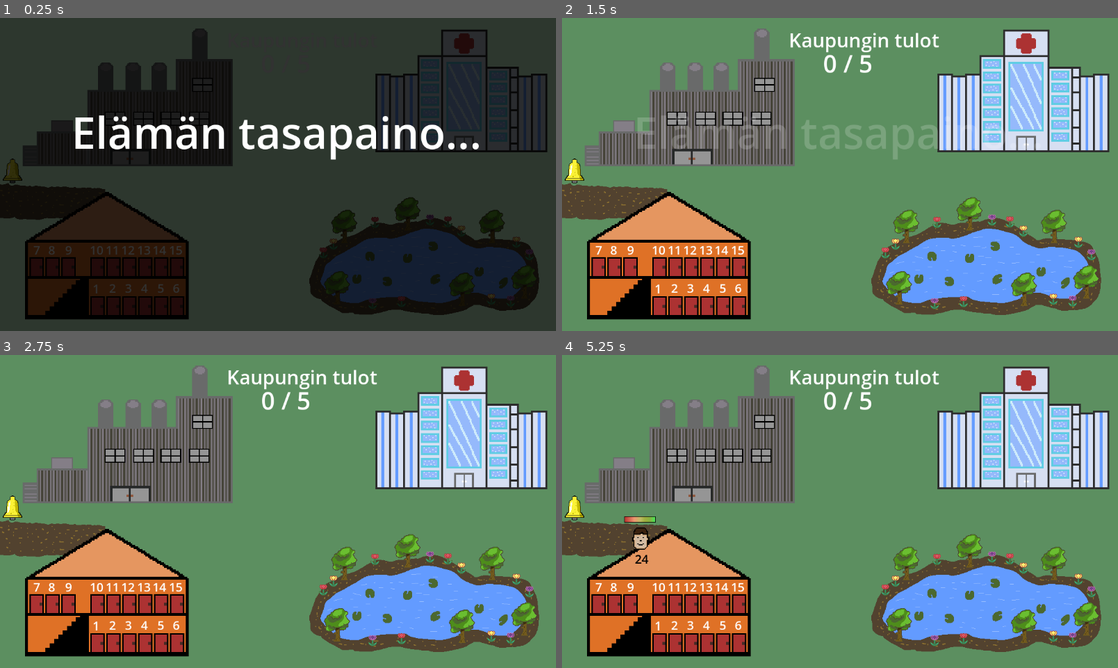
Above: before the commit, frames 1-4 (two rows, left to right).
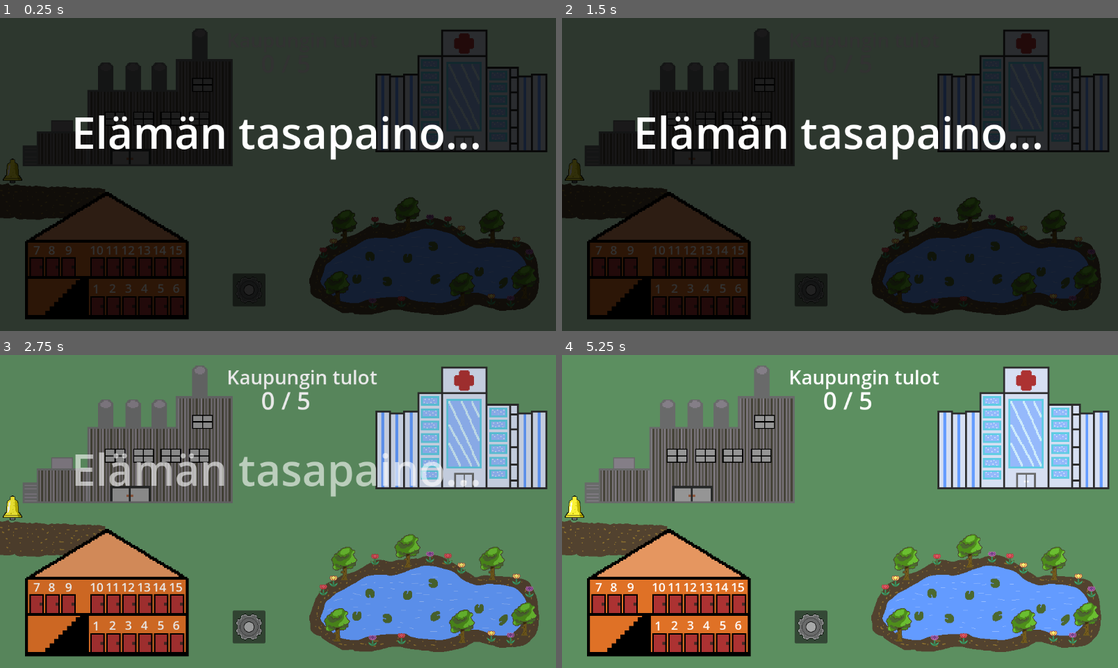
Above: after the commit, the same moments.

Repository: JuJuz1/Life-s-equilibrium
Game: Godot game, scene res://scenes/world.tscn
The game is run twice, just before and just after one commit, with the same random seed, the same clock (stepped at 60 frames per second) and the same inputs.
Inputs (mouse positions are in pixels of both pictures, inside the frame that each line leads up to):
- Up to frame 1 (0.25 s): no input
- Up to frame 2 (1.5 s): click (812, 290) at 0.52 s; click (840, 255) at 1.25 s, where only the run after the commit has a clickable "Valmis"
- Up to frame 3 (2.75 s): tap Enter at 2 s; move the mouse to (400, 495) at 2.02 s; press the mouse at (400, 495) at 2.03 s
- Up to frame 4 (5.25 s): move the mouse to (728, 527) at 2.77 s; release the mouse at (728, 527) at 2.78 s; click (728, 527) at 2.85 s; tap Space at 3.5 s; move the mouse to (895, 442) at 3.52 s; press the mouse at (895, 442) at 3.53 s; tap Enter at 4.25 s; move the mouse to (812, 574) at 4.27 s; release the mouse at (812, 574) at 4.28 s; click (812, 574) at 4.35 s; click (617, 536) at 5.02 s

The runs differ from the first frame. In frame 1, 0.5% of the frame differs, in the area x 41-48%, y 81-92%; in frame 2, 97%, in the area x 0-100%, y 0-100%; in frame 3, 2.9%; in frame 4, 1.0%.

Commit message:
Settings menu, timers not process when tree paused

Diff:
--- /dev/null
+++ b/materials/default_bus_layout.tres
@@ -0,0 +1,15 @@
+[gd_resource type="AudioBusLayout" format=3 uid="uid://bmm22ihxkxbr6"]
+
+[resource]
+bus/1/name = &"Music"
+bus/1/solo = false
+bus/1/mute = false
+bus/1/bypass_fx = false
+bus/1/volume_db = 0.0
+bus/1/send = &"Master"
+bus/2/name = &"Effects"
+bus/2/solo = false
+bus/2/mute = false
+bus/2/bypass_fx = false
+bus/2/volume_db = 0.0
+bus/2/send = &"Master"
--- /dev/null
+++ b/materials/style_box_orange.tres
@@ -0,0 +1,8 @@
+[gd_resource type="StyleBoxFlat" format=3 uid="uid://gbt6w85nrgo3"]
+
+[resource]
+bg_color = Color(0.789423, 0.538548, 0.286534, 1)
+border_width_left = 5
+border_width_top = 5
+border_width_right = 5
+border_width_bottom = 5
--- /dev/null
+++ b/materials/style_box_red.tres
@@ -0,0 +1,8 @@
+[gd_resource type="StyleBoxFlat" format=3 uid="uid://bwkxa2k33rdmo"]
+
+[resource]
+bg_color = Color(0.596078, 0.14902, 0.121569, 1)
+border_width_left = 5
+border_width_top = 5
+border_width_right = 5
+border_width_bottom = 5
--- a/project.godot
+++ b/project.godot
@@ -14,6 +14,10 @@
 run/main_scene="res://scenes/world.tscn"
 config/features=PackedStringArray("4.3", "Forward Plus")
 config/icon="res://graphics/faces/face_boy.png"
+
+[audio]
+
+buses/default_bus_layout="res://materials/default_bus_layout.tres"
 
 [display]
 
--- a/scenes/hospital.tscn
+++ b/scenes/hospital.tscn
@@ -23,6 +23,7 @@
 CC 0"
 stream = ExtResource("3_8ivpb")
 volume_db = -3.0
+bus = &"Effects"
 
 [connection signal="area_entered" from="." to="." method="_on_area_entered"]
 [connection signal="area_exited" from="." to="." method="_on_area_exited"]
--- a/scenes/recreation_zone.tscn
+++ b/scenes/recreation_zone.tscn
@@ -22,10 +22,12 @@
 editor_description = "forest edge spring NL 1146AM 220414_0336.wav by klankbeeld -- https://freesound.org/s/629446/ -- License: Attribution 4.0"
 stream = ExtResource("3_5axjr")
 volume_db = 2.0
+bus = &"Effects"
 
 [node name="AudioStreamPlayer2" type="AudioStreamPlayer" parent="."]
 editor_description = "forest edge spring NL 1146AM 220414_0336.wav by klankbeeld -- https://freesound.org/s/629446/ -- License: Attribution 4.0"
 stream = ExtResource("4_a2g7i")
+bus = &"Effects"
 
 [connection signal="area_entered" from="." to="." method="_on_area_entered"]
 [connection signal="area_exited" from="." to="." method="_on_area_exited"]
--- /dev/null
+++ b/scenes/settings_menu.tscn
@@ -0,0 +1,95 @@
+[gd_scene load_steps=5 format=3 uid="uid://36l64vphhwy0"]
+
+[ext_resource type="Material" uid="uid://xg6h5gdeg71v" path="res://materials/material_unshaded.tres" id="1_0ts67"]
+[ext_resource type="Script" path="res://scripts/settings_menu.gd" id="2_7qdxv"]
+[ext_resource type="AudioStream" uid="uid://dv1htoa82gn2i" path="res://audio/bell.mp3" id="3_beoh7"]
+
+[sub_resource type="StyleBoxFlat" id="StyleBoxFlat_skbn8"]
+bg_color = Color(0.127004, 0.669873, 0.766421, 1)
+border_width_left = 5
+border_width_top = 5
+border_width_right = 5
+border_width_bottom = 5
+
+[node name="SettingsMenu" type="PanelContainer"]
+process_mode = 2
+z_index = 10
+material = ExtResource("1_0ts67")
+offset_left = 82.0
+offset_top = 30.0
+offset_right = 1072.0
+offset_bottom = 628.0
+script = ExtResource("2_7qdxv")
+
+[node name="MarginContainer" type="MarginContainer" parent="."]
+process_mode = 2
+use_parent_material = true
+layout_mode = 2
+theme_override_constants/margin_left = 25
+theme_override_constants/margin_top = 25
+theme_override_constants/margin_right = 25
+theme_override_constants/margin_bottom = 25
+
+[node name="VBoxContainer" type="VBoxContainer" parent="MarginContainer"]
+use_parent_material = true
+layout_mode = 2
+theme_override_constants/separation = 5
+
+[node name="LabelSettings" type="Label" parent="MarginContainer/VBoxContainer"]
+use_parent_material = true
+layout_mode = 2
+theme_override_font_sizes/font_size = 35
+theme_override_styles/normal = SubResource("StyleBoxFlat_skbn8")
+text = "Asetukset"
+horizontal_alignment = 1
+vertical_alignment = 1
+
+[node name="LabelVolume" type="Label" parent="MarginContainer/VBoxContainer"]
+use_parent_material = true
+custom_minimum_size = Vector2(0, 50)
+layout_mode = 2
+theme_override_font_sizes/font_size = 25
+text = "Musiikki"
+horizontal_alignment = 1
+vertical_alignment = 1
+
+[node name="HSliderMusic" type="HSlider" parent="MarginContainer/VBoxContainer"]
+use_parent_material = true
+layout_mode = 2
+min_value = -20.0
+max_value = 20.0
+
+[node name="LabelEffects" type="Label" parent="MarginContainer/VBoxContainer"]
+use_parent_material = true
+custom_minimum_size = Vector2(0, 50)
+layout_mode = 2
+theme_override_font_sizes/font_size = 25
+text = "Ääni efektit"
+horizontal_alignment = 1
+vertical_alignment = 1
+
+[node name="HSliderEffects" type="HSlider" parent="MarginContainer/VBoxContainer"]
+use_parent_material = true
+layout_mode = 2
+min_value = -20.0
+max_value = 20.0
+
+[node name="ButtonClose" type="Button" parent="MarginContainer/VBoxContainer"]
+use_parent_material = true
+custom_minimum_size = Vector2(100, 50)
+layout_mode = 2
+size_flags_horizontal = 4
+size_flags_vertical = 10
+text = "Valmis"
+
+[node name="AudioCharacterArrive" type="AudioStreamPlayer" parent="."]
+process_mode = 3
+editor_description = "https://freesound.org/people/Zabuhailo/sounds/242409/
+CC 4.0"
+stream = ExtResource("3_beoh7")
+volume_db = -4.0
+bus = &"Effects"
+
+[connection signal="value_changed" from="MarginContainer/VBoxContainer/HSliderMusic" to="." method="_on_h_slider_music_value_changed"]
+[connection signal="value_changed" from="MarginContainer/VBoxContainer/HSliderEffects" to="." method="_on_h_slider_effects_value_changed"]
+[connection signal="pressed" from="MarginContainer/VBoxContainer/ButtonClose" to="." method="_on_button_close_pressed"]
--- a/scenes/workplace.tscn
+++ b/scenes/workplace.tscn
@@ -196,12 +196,14 @@
 CC 0"
 stream = ExtResource("4_teqxm")
 volume_db = -8.0
+bus = &"Effects"
 
 [node name="AudioStreamPlayer2" type="AudioStreamPlayer" parent="."]
 editor_description = "https://freesound.org/people/Gammelsmurfen778/sounds/474005/
 CC 0"
 stream = ExtResource("5_tj25m")
 volume_db = -4.0
+bus = &"Effects"
 
 [connection signal="area_entered" from="." to="." method="_on_area_entered"]
 [connection signal="area_exited" from="." to="." method="_on_area_exited"]
--- a/scenes/world.tscn
+++ b/scenes/world.tscn
@@ -11,26 +11,46 @@
 [ext_resource type="Material" uid="uid://xg6h5gdeg71v" path="res://materials/material_unshaded.tres" id="7_kptb1"]
 [ext_resource type="Texture2D" uid="uid://df1fjgx7us2wt" path="res://graphics/arrow.png" id="8_awgej"]
 [ext_resource type="AudioStream" uid="uid://c6gry6rctsmdd" path="res://audio/music.mp3" id="10_47fip"]
+[ext_resource type="Texture2D" uid="uid://c551rmxgdar6x" path="res://graphics/settings.png" id="11_it16j"]
 [ext_resource type="AudioStream" uid="uid://dv1htoa82gn2i" path="res://audio/bell.mp3" id="11_l7ye5"]
 [ext_resource type="AudioStream" uid="uid://b5si086ih552e" path="res://audio/death.mp3" id="12_3gkyt"]
+[ext_resource type="Script" path="res://scripts/settings_menu.gd" id="12_re0db"]
+[ext_resource type="StyleBox" uid="uid://bwkxa2k33rdmo" path="res://materials/style_box_red.tres" id="13_p42pd"]
+[ext_resource type="StyleBox" uid="uid://gbt6w85nrgo3" path="res://materials/style_box_orange.tres" id="13_rrq22"]
 [ext_resource type="AudioStream" uid="uid://csb0qul10hgec" path="res://audio/alarm.mp3" id="14_ilcfh"]
 [ext_resource type="AudioStream" uid="uid://d1kh2nibip6sl" path="res://audio/snoring.mp3" id="14_w0xej"]
 
 [sub_resource type="CanvasTexture" id="CanvasTexture_1cqoc"]
 
+[sub_resource type="StyleBoxFlat" id="StyleBoxFlat_pdqhg"]
+bg_color = Color(0.207843, 0.352941, 0.0745098, 0.819608)
+border_width_left = 10
+border_width_top = 10
+border_width_right = 10
+border_width_bottom = 10
+border_color = Color(0, 0, 0, 1)
+border_blend = true
+
+[sub_resource type="StyleBoxFlat" id="StyleBoxFlat_skbn8"]
+bg_color = Color(0.127004, 0.669873, 0.766421, 1)
+border_width_left = 5
+border_width_top = 5
+border_width_right = 5
+border_width_bottom = 5
+
 [node name="World" type="Node2D"]
 script = ExtResource("1_od65m")
 
-[node name="CanvasModulate" type="CanvasModulate" parent="."]
-color = Color(0.196078, 0.196078, 0.196078, 1)
-
-[node name="TextureRect" type="TextureRect" parent="."]
+[node name="TextureBackground" type="TextureRect" parent="."]
 modulate = Color(0.411765, 0.760784, 0.439216, 0.564706)
 offset_left = -58.0
 offset_top = -26.0
 offset_right = 2026.0
 offset_bottom = 1143.0
 texture = SubResource("CanvasTexture_1cqoc")
+
+[node name="CanvasModulate" type="CanvasModulate" parent="."]
+color = Color(0.196078, 0.196078, 0.196078, 1)
 
 [node name="DirtRoad" type="Sprite2D" parent="."]
 position = Vector2(109, 389)
@@ -87,7 +107,6 @@
 
 [node name="LabelWin" type="Label" parent="UI"]
 modulate = Color(1, 1, 1, 0)
-z_index = 10
 material = ExtResource("7_kptb1")
 layout_mode = 0
 offset_left = -463.0
@@ -105,7 +124,6 @@
 
 [node name="LabelLose" type="Label" parent="UI"]
 modulate = Color(1, 1, 1, 0)
-z_index = 10
 material = ExtResource("7_kptb1")
 layout_mode = 0
 offset_left = -463.0
@@ -122,7 +140,6 @@
 
 [node name="LabelInfo" type="Label" parent="UI"]
 modulate = Color(1, 1, 1, 0)
-z_index = 10
 material = ExtResource("7_kptb1")
 layout_mode = 0
 offset_left = -445.0
@@ -150,6 +167,130 @@
 scale = Vector2(1.63772, 1.63772)
 texture = ExtResource("8_awgej")
 
+[node name="ButtonSettings" type="Button" parent="UI"]
+layout_mode = 0
+offset_left = -77.0
+offset_top = 429.0
+offset_right = -9.0
+offset_bottom = 497.0
+icon = ExtResource("11_it16j")
+
+[node name="SettingsMenu" type="PanelContainer" parent="UI"]
+process_mode = 2
+visible = false
+z_index = 10
+material = ExtResource("7_kptb1")
+layout_mode = 0
+offset_left = -385.0
+offset_top = -17.0
+offset_right = 410.0
+offset_bottom = 430.0
+theme_override_styles/panel = SubResource("StyleBoxFlat_pdqhg")
+script = ExtResource("12_re0db")
+
+[node name="MarginContainer" type="MarginContainer" parent="UI/SettingsMenu"]
+process_mode = 2
+use_parent_material = true
+layout_mode = 2
+theme_override_constants/margin_left = 25
+theme_override_constants/margin_top = 15
+theme_override_constants/margin_right = 25
+theme_override_constants/margin_bottom = 5
+
+[node name="VBoxContainer" type="VBoxContainer" parent="UI/SettingsMenu/MarginContainer"]
+use_parent_material = true
+layout_mode = 2
+theme_override_constants/separation = 5
+
+[node name="LabelSettings" type="Label" parent="UI/SettingsMenu/MarginContainer/VBoxContainer"]
+use_parent_material = true
+custom_minimum_size = Vector2(0, 55)
+layout_mode = 2
+theme_override_font_sizes/font_size = 35
+theme_override_styles/normal = SubResource("StyleBoxFlat_skbn8")
+text = "Asetukset"
+horizontal_alignment = 1
+vertical_alignment = 1
+
+[node name="LabelVolumeMaster" type="Label" parent="UI/SettingsMenu/MarginContainer/VBoxContainer"]
+use_parent_material = true
+custom_minimum_size = Vector2(400, 50)
+layout_mode = 2
+size_flags_horizontal = 4
+theme_override_font_sizes/font_size = 25
+theme_override_styles/normal = ExtResource("13_p42pd")
+text = "Yleinen"
+horizontal_alignment = 1
+vertical_alignment = 1
+
+[node name="HSliderMaster" type="HSlider" parent="UI/SettingsMenu/MarginContainer/VBoxContainer"]
+use_parent_material = true
+custom_minimum_size = Vector2(0, 35)
+layout_mode = 2
+min_value = -20.0
+max_value = 20.0
+
+[node name="LabelMusic" type="Label" parent="UI/SettingsMenu/MarginContainer/VBoxContainer"]
+use_parent_material = true
+custom_minimum_size = Vector2(400, 50)
+layout_mode = 2
+size_flags_horizontal = 4
+theme_override_font_sizes/font_size = 25
+theme_override_styles/normal = ExtResource("13_rrq22")
+text = "Musiikki"
+horizontal_alignment = 1
+vertical_alignment = 1
+
+[node name="HSliderMusic" type="HSlider" parent="UI/SettingsMenu/MarginContainer/VBoxContainer"]
+use_parent_material = true
+custom_minimum_size = Vector2(0, 35)
+layout_mode = 2
+min_value = -20.0
+max_value = 20.0
+
+[node name="LabelEffects" type="Label" parent="UI/SettingsMenu/MarginContainer/VBoxContainer"]
+use_parent_material = true
+custom_minimum_size = Vector2(400, 50)
+layout_mode = 2
+size_flags_horizontal = 4
+theme_override_font_sizes/font_size = 25
+theme_override_styles/normal = ExtResource("13_rrq22")
+text = "Ääni efektit"
+horizontal_alignment = 1
+vertical_alignment = 1
+
+[node name="HSliderEffects" type="HSlider" parent="UI/SettingsMenu/MarginContainer/VBoxContainer"]
+use_parent_material = true
+custom_minimum_size = Vector2(0, 35)
+layout_mode = 2
+min_value = -20.0
+max_value = 20.0
+
+[node name="ButtonClose" type="Button" parent="UI/SettingsMenu/MarginContainer/VBoxContainer"]
+use_parent_material = true
+custom_minimum_size = Vector2(150, 50)
+layout_mode = 2
+size_flags_horizontal = 4
+size_flags_vertical = 10
+text = "Valmis"
+
+[node name="AudioCharacterArrive" type="AudioStreamPlayer" parent="UI/SettingsMenu"]
+process_mode = 3
+editor_description = "https://freesound.org/people/Zabuhailo/sounds/242409/
+CC 4.0"
+stream = ExtResource("11_l7ye5")
+volume_db = -4.0
+bus = &"Effects"
+
+[node name="TextureBlack" type="TextureRect" parent="."]
+visible = false
+modulate = Color(0, 0, 0, 1)
+offset_left = -58.0
+offset_top = -26.0
+offset_right = 2026.0
+offset_bottom = 1143.0
+texture = SubResource("CanvasTexture_1cqoc")
+
 [node name="CharacterSpawn" type="Marker2D" parent="."]
 position = Vector2(-179, 379)
 
@@ -160,30 +301,42 @@
 wait_time = 30.0
 
 [node name="AudioMusic" type="AudioStreamPlayer" parent="."]
+process_mode = 3
 editor_description = "https://pixabay.com/fi/music/sarjakuvia-your-game-comedy-173310/
 
 Music by Oleksii Holubiev from Pixabay"
 stream = ExtResource("10_47fip")
 volume_db = -20.0
+bus = &"Music"
 
 [node name="AudioCharacterArrive" type="AudioStreamPlayer" parent="."]
 editor_description = "https://freesound.org/people/Zabuhailo/sounds/242409/
 CC 4.0"
 stream = ExtResource("11_l7ye5")
 volume_db = -4.0
+bus = &"Effects"
 
 [node name="AudioCharacterDeath" type="AudioStreamPlayer" parent="."]
 editor_description = "https://freesound.org/people/punisherdan/sounds/444455/
 CC 0"
 stream = ExtResource("12_3gkyt")
+bus = &"Effects"
 
 [node name="AudioNight" type="AudioStreamPlayer" parent="."]
 editor_description = "https://freesound.org/people/mattyharm/sounds/432996/
 CC 0"
 stream = ExtResource("14_w0xej")
 volume_db = -3.0
+bus = &"Effects"
 
 [node name="AudioMorning" type="AudioStreamPlayer" parent="."]
 editor_description = "Alarm.wav by Tempouser -- https://freesound.org/s/162851/ -- License: Attribution NonCommercial 3.0"
 stream = ExtResource("14_ilcfh")
 volume_db = -5.0
+bus = &"Effects"
+
+[connection signal="pressed" from="UI/ButtonSettings" to="UI/SettingsMenu" method="_on_button_settings_pressed"]
+[connection signal="value_changed" from="UI/SettingsMenu/MarginContainer/VBoxContainer/HSliderMaster" to="UI/SettingsMenu" method="_on_h_slider_master_value_changed"]
+[connection signal="value_changed" from="UI/SettingsMenu/MarginContainer/VBoxContainer/HSliderMusic" to="UI/SettingsMenu" method="_on_h_slider_music_value_changed"]
+[connection signal="value_changed" from="UI/SettingsMenu/MarginContainer/VBoxContainer/HSliderEffects" to="UI/SettingsMenu" method="_on_h_slider_effects_value_changed"]
+[connection signal="pressed" from="UI/SettingsMenu/MarginContainer/VBoxContainer/ButtonClose" to="UI/SettingsMenu" method="_on_button_close_pressed"]
--- a/scripts/character.gd
+++ b/scripts/character.gd
@@ -309,7 +309,7 @@
 	# If energy is low, currently 30
 	if energy < ENERGY_LOW:
 		production.emit(production_value - 1)
-	# If below 10 -> no value
+	# If below 15 -> no value
 	elif energy < 15:
 		production.emit(0)
 	else:
@@ -330,6 +330,7 @@
 	offset = get_global_mouse_position() - position
 	# Emit to reset timer to restart the game
 	action_taken.emit()
+	#print("action")
 
 
 ## When not pressed
@@ -339,7 +340,7 @@
 
 ## When mouse hovers over the character
 func _on_button_mouse_entered() -> void:
-	if input_prevent:
+	if input_prevent or get_tree().paused:
 		return
 	$Sprite2D.modulate.a = 0.5
 
--- /dev/null
+++ b/scripts/settings_menu.gd
@@ -0,0 +1,54 @@
+extends PanelContainer
+## Settings menu
+
+@onready var audio_character_arrive: AudioStreamPlayer = $AudioCharacterArrive
+
+# Called when the node enters the scene tree for the first time.
+func _ready() -> void:
+	pass # Replace with function body.
+
+
+## When settings button is pressed
+func _on_button_settings_pressed() -> void:
+	# Pause the game, show settings menu
+	#canvas_dim(true)
+	get_tree().paused = true
+	show()
+
+
+func _on_button_close_pressed() -> void:
+	hide()
+	get_tree().paused = false
+	#button_close.emit()
+
+
+## Master volume, bus index 0
+## Called every time the value changes, even when holding and sliding continously
+func _on_h_slider_master_value_changed(value: float) -> void:
+	set_bus_volume(0, value)
+	if not audio_character_arrive.playing:
+		audio_character_arrive.play()
+
+
+## Music volume, bus index 1
+func _on_h_slider_music_value_changed(value: float) -> void:
+	set_bus_volume(1, value)
+
+
+## Effects, bus index 2
+func _on_h_slider_effects_value_changed(value: float) -> void:
+	set_bus_volume(2, value)
+	# Currently audio process always to finish the audio if menu is closed while playing
+	if not audio_character_arrive.playing:
+		audio_character_arrive.play()
+
+
+## Sets bus volume based on the bus index and value
+func set_bus_volume(bus_index: int, value: float) -> void:
+	AudioServer.set_bus_volume_db(bus_index, value)
+
+	# Set mute if lowest value, all the sliders have the same
+	if value <= $MarginContainer/VBoxContainer/HSliderEffects.min_value:
+		AudioServer.set_bus_mute(bus_index, true)
+	else:
+		AudioServer.set_bus_mute(bus_index, false)
--- a/scripts/ui.gd
+++ b/scripts/ui.gd
@@ -1,5 +1,7 @@
 extends Control
 ## World UI
+
+#signal button_close ## Emits to world to continue game
 
 # Called when the node enters the scene tree for the first time.
 func _ready() -> void:
--- a/scripts/world.gd
+++ b/scripts/world.gd
@@ -63,6 +63,9 @@
 	characters.fill(0)
 
 	canvas_tint = $CanvasModulate.color
+
+	var tween: Tween = create_tween().set_ease(Tween.EASE_IN_OUT).set_trans(Tween.TRANS_CUBIC)
+	tween.tween_property($TextureBlack, "modulate:a", 0, 3)
 
 
 ## Any input
@@ -88,10 +91,10 @@
 
 	# TODO: change amount
 	for i in 1:
-		await get_tree().create_timer(2).timeout
+		await get_tree().create_timer(2, false).timeout
 		character_new_spawn()
 
-	await get_tree().create_timer(4).timeout
+	await get_tree().create_timer(4, false).timeout
 	canvas_dim(true)
 
 	var tween_info: Tween = create_tween().set_ease(Tween.EASE_IN_OUT).set_trans(Tween.TRANS_CUBIC)
@@ -111,13 +114,13 @@
 	await tutorial_over
 	tween_arrow.stop()
 	tween_character.stop()
-	await get_tree().create_timer(1).timeout
+	await get_tree().create_timer(1, false).timeout
 
 	# Audio
 	audio_music.play()
 	var tween_music: Tween = create_tween().set_ease(Tween.EASE_IN_OUT).set_trans(Tween.TRANS_CUBIC)
 	tween_music.tween_property(audio_music, "volume_db", 0, 2)
-	await get_tree().create_timer(1).timeout
+	await get_tree().create_timer(1, false).timeout
 
 	canvas_dim(false)
 
@@ -135,7 +138,7 @@
 		)
 
 	for i in 2:
-		await get_tree().create_timer(2).timeout
+		await get_tree().create_timer(2, false).timeout
 		character_new_spawn()
 
 	timer_restart.timeout.connect(automatic_restart)
@@ -169,12 +172,12 @@
 	add_child(character)
 
 	# Audio
-	await get_tree().create_timer(1.7).timeout
+	await get_tree().create_timer(1.7, false).timeout
 	if not audio_character_arrive.playing:
 		audio_character_arrive.play()
 
 	# TODO: for door to change color with delay
-	await get_tree().create_timer(2.3).timeout
+	await get_tree().create_timer(2.3, false).timeout
 	# Make correct door green
 	$Dormitory.door_change(character.id, false)
 
@@ -188,7 +191,7 @@
 		# Audio
 		var tween_music: Tween = create_tween().set_ease(Tween.EASE_IN_OUT).set_trans(Tween.TRANS_CUBIC)
 		tween_music.tween_property(audio_music, "volume_db", -30, 7)
-		await get_tree().create_timer(10).timeout
+		await get_tree().create_timer(10, false).timeout
 
 		automatic_restart()
 
@@ -233,26 +236,26 @@
 				$Dormitory.global_position.y + randi_range(-50, 50)), 1.5)
 
 	canvas_dim(true)
-	await get_tree().create_timer(1).timeout
+	await get_tree().create_timer(1, false).timeout
 	audio_night.play()
 
-	await get_tree().create_timer(3).timeout
+	await get_tree().create_timer(3, false).timeout
 	tween_info = create_tween().set_ease(Tween.EASE_IN_OUT).set_trans(Tween.TRANS_CUBIC)
 	tween_info.tween_property($UI/LabelInfo, "modulate:a", 0, 2)
 
-	await get_tree().create_timer(2).timeout
+	await get_tree().create_timer(2, false).timeout
 	tween_info = create_tween().set_ease(Tween.EASE_IN_OUT).set_trans(Tween.TRANS_CUBIC)
 	$UI/LabelInfo.text = "Aamu sarastaa..."
 	tween_info.tween_property($UI/LabelInfo, "modulate:a", 1, 2)
 
-	await get_tree().create_timer(2).timeout
+	await get_tree().create_timer(2, false).timeout
 	audio_morning.play()
 
 	tween_info = create_tween().set_ease(Tween.EASE_IN_OUT).set_trans(Tween.TRANS_CUBIC).set_parallel(true)
 	tween_info.tween_property($UI/LabelInfo, "modulate:a", 0, 4)
 	tween_info.tween_property(audio_music, "volume_db", audio_music.volume_db + 10, 3)
 
-	await get_tree().create_timer(1.5).timeout
+	await get_tree().create_timer(1.5, false).timeout
 	canvas_dim(false)
 
 	var tween_out: Tween = create_tween().set_ease(Tween.EASE_IN_OUT).set_trans(Tween.TRANS_CUBIC).set_parallel(true)
@@ -271,11 +274,11 @@
 			tween_out.finished.connect(func() -> void:
 				character.input_prevent = false
 				character.timers_state_change(true)
-				await get_tree().create_timer(0.5).timeout
+				await get_tree().create_timer(0.5, false).timeout
 				character.energy_amend(15)
 				)
 
-	await get_tree().create_timer(1).timeout
+	await get_tree().create_timer(1, false).timeout
 	print("NIGHT FINISHED")
 
 
@@ -293,7 +296,7 @@
 func canvas_dim_cycle() -> void:
 	timer_cycle.stop()
 	await night()
-	await get_tree().create_timer(1).timeout
+	await get_tree().create_timer(1, false).timeout
 	timer_cycle.start()
 
 
@@ -301,10 +304,10 @@
 func _on_character_action_taken() -> void:
 	if tutorial:
 		tutorial = false
-		await get_tree().create_timer(1).timeout
+		await get_tree().create_timer(1, false).timeout
 		$UI/LabelInfo.text = "Hyvä!"
 		var tween: Tween = create_tween().set_ease(Tween.EASE_IN_OUT).set_trans(Tween.TRANS_CUBIC)
-		tween.tween_property($UI/LabelInfo, "modulate:a", 0, 3)
+		tween.tween_property($UI/LabelInfo, "modulate:a", 0, 4)
 		tutorial_over.emit()
 
 	timer_restart.start()
@@ -331,7 +334,7 @@
 		# Audio
 		var tween_music: Tween = create_tween().set_ease(Tween.EASE_IN_OUT).set_trans(Tween.TRANS_CUBIC)
 		tween_music.tween_property(audio_music, "volume_db", -30, 7)
-		await get_tree().create_timer(10).timeout
+		await get_tree().create_timer(10, false).timeout
 
 		automatic_restart()
 
@@ -350,6 +353,12 @@
 	$UI.update_label(production, production_limit)
 
 
+""" # NOT NEEDED AS SIGNALS STILL WORK AND TRIGGER METHODS WHEN TREE IS PAUSED
+func _on_button_settings_pressed() -> void:
+	#get_tree().paused = true
+	pass
+"""
+
 ## Automatically restarts the game
 func automatic_restart() -> void:
 	print("RESTARTING")
Binary file added: graphics/settings.aseprite
Binary file added: graphics/settings.png
Not shown, added: graphics/settings.png.import
Not shown: 1 places in scenes/world.tscn that only renumber resources
